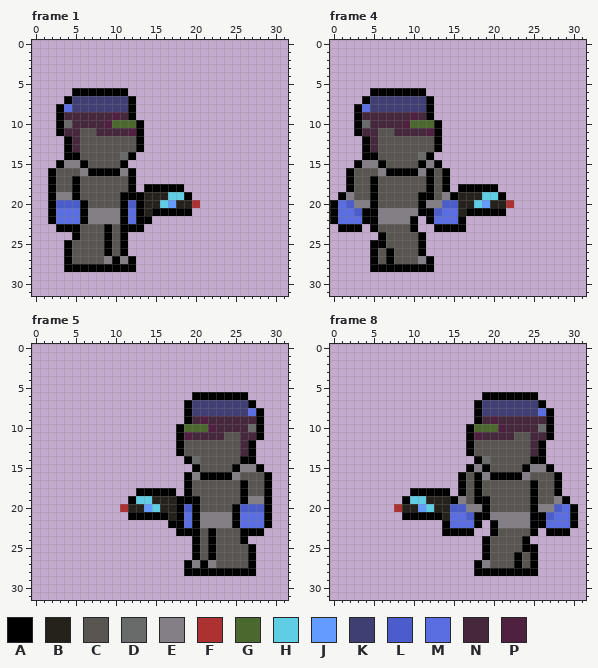
One commit to this pixel-art file: assets/raw/ranged_character.ase. The first picture shows the starting point.
32x32 pixels, 8 frames. Shown: frame 1, frame 4, frame 5, frame 8. The commit also changed other frames, which this record leaves out.
Palette (. is transparent): A #000000  B #25221c  C #595652  D #696a6a  E #847e87  F #ac3232  G #4b692f  H #5fcde4  J #639bff  K #3f3f74  L #4b5dca  M #5b6ee1  N #45283c  P #502041
Pixels before, frame 1, first column x 2:
 6 ...AAAAAAA.........
 7 ..AKKKKKKKA........
 8 .AMKKKKKKKA........
 9 .ANNNNNNPNA........
10 .ADNNNNPGGGA.......
11 .ANNCCNNNNPA.......
12 ..ANCCCCCCCA.......
13 ..ANCCCCCCCA.......
14 ..AACCCCCDA........
15 .AEEACCCCA.........
16 ACCCEAAAAEA........
17 ACCACCCCCCA........
18 ACCACCCCCCA.AAAAA..
19 AEEACCCCCAAABBBHHA.
20 ALLLACCCCALABBHJBBF
21 AMMMAEEEEAMABAAAAA.
22 AMMMAEEEEAMAA......
23 .AAACCCACAAA.......
24 ...ACCCACA.........
25 ..ACCCCACA.........
26 ..ACCCCACA.........
27 ..ACCCCEAEA........
28 ..AAAAAAAAA........
Pixels before, frame 4, first column x 0:
 6 .....AAAAAAA...........
 7 ....AKKKKKKKA..........
 8 ...AMKKKKKKKA..........
 9 ...ANNNNNNPNA..........
10 ...ADNNNNPGGGA.........
11 ...ANNCCNNNNPA.........
12 ....ANCCCCCCCA.........
13 ....ANCCCCCCCA.........
14 ....AACCCCCDA..........
15 ...AEEACCCCAEA.........
16 ..ACCCEAAAAEACA........
17 ..ACCACCCCCCACA........
18 ..ACCACCCCCCACA.AAAAA..
19 .AECCACCCCCAACEABBBHHA.
20 AMLEEACCCCCAEELLBBHJBBF
21 AMMLAAEEEEEAALMMBAAAAA.
22 AMMMAAEEEEA.AMMMA......
23 .AAA.ACCCCA..AAAA......
24 ......ACCCCA...........
25 .....AACCCCA...........
26 .....ACACCCA...........
27 .....ACACCCEA..........
28 .....AAAAAAAA..........
Pixels before, frame 5, first column x 11:
 6 .........AAAAAAA...
 7 ........AKKKKKKKA..
 8 ........AKKKKKKKMA.
 9 ........ANPNNNNNNA.
10 .......AGGGPNNNNDA.
11 .......APNNNNCCNNA.
12 .......ACCCCCCCNA..
13 .......ACCCCCCCNA..
14 ........ADCCCCCAA..
15 .........ACCCCAEEA.
16 ........AEAAAAECCCA
17 ........ACCCCCCACCA
18 ..AAAAA.ACCCCCCACCA
19 .AHHBBBAAACCCCCAEEA
20 FBBJHBBALACCCCALLLA
21 .AAAAABAMAEEEEAMMMA
22 ......AAMAEEEEAMMMA
23 .......AAACACCCAAA.
24 .........ACACCCA...
25 .........ACACCCCA..
26 .........ACACCCCA..
27 ........AEAECCCCA..
28 ........AAAAAAAAA..
Pixels before, frame 8, first column x 8:
 6 ...........AAAAAAA.....
 7 ..........AKKKKKKKA....
 8 ..........AKKKKKKKMA...
 9 ..........ANPNNNNNNA...
10 .........AGGGPNNNNDA...
11 .........APNNNNCCNNA...
12 .........ACCCCCCCNA....
13 .........ACCCCCCCNA....
14 ..........ADCCCCCAA....
15 .........AEACCCCAEEA...
16 ........ACAEAAAAECCCA..
17 ........ACACCCCCCACCA..
18 ..AAAAA.ACACCCCCCACCA..
19 .AHHBBBAECAACCCCCACCEA.
20 FBBJHBBLLEEACCCCCAEELMA
21 .AAAAABMMLAAEEEEEAALMMA
22 ......AMMMA.AEEEEAAMMMA
23 ......AAAA..ACCCCA.AAA.
24 ...........ACCCCA......
25 ...........ACCCCAA.....
26 ...........ACCCACA.....
27 ..........AECCCACA.....
28 ..........AAAAAAAA.....
Now the later version:
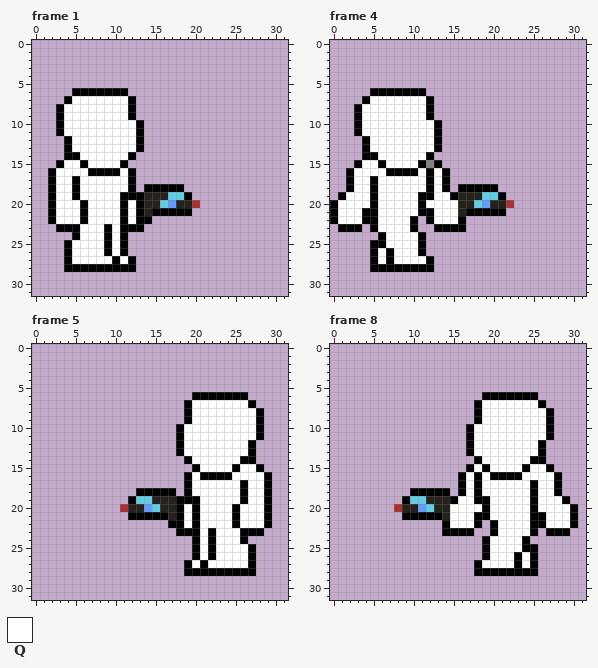
Colours new in this view: Q #ffffff
The edit:
layer "hit" added
layer "base_ranged" now hidden
Changed rows in their new state; - is an unchanged pixel.
Frame 1:
first column x 3:
 7 --QQQQQQQ-
 8 -QQQQQQQQ-
 9 -QQQQQQQQ-
10 -QQQQQQQQQ
11 -QQQQQQQQQ
12 --QQQQQQQQ
13 --QQQQQQQQ
14 ---QQQQQQ-
15 -QQ-QQQQ--
16 QQQQ----Q-
17 QQ-QQQQQQ-
18 QQ-QQQQQQ-
19 QQ-QQQQQ--
20 QQQ-QQQQ-Q
21 QQQ-QQQQ-Q
22 QQQ-QQQQ-Q
23 ---QQQ-Q--
24 ---QQQ-Q--
25 --QQQQ-Q--
26 --QQQQ-Q--
27 --QQQQQ-Q-
Frame 4:
first column x 1:
 7 ----QQQQQQQ----
 8 ---QQQQQQQQ----
 9 ---QQQQQQQQ----
10 ---QQQQQQQQQ---
11 ---QQQQQQQQQ---
12 ----QQQQQQQQ---
13 ----QQQQQQQQ---
14 -----QQQQQQ----
15 ---QQ-QQQQ-----
16 --QQQQ----Q-Q--
17 --QQ-QQQQQQ-Q--
18 --QQ-QQQQQQ-Q--
19 -QQQ-QQQQQ--QQ-
20 QQQQ-QQQQQ-QQQQ
21 QQQ--QQQQQ--QQQ
22 QQQ--QQQQ---QQQ
23 -----QQQQ------
24 ------QQQQ-----
25 ------QQQQ-----
26 -----Q-QQQ-----
27 -----Q-QQQQ----
Frame 5:
first column x 19:
 7 -QQQQQQQ--
 8 -QQQQQQQQ-
 9 -QQQQQQQQ-
10 QQQQQQQQQ-
11 QQQQQQQQQ-
12 QQQQQQQQ--
13 QQQQQQQQ--
14 -QQQQQQ---
15 --QQQQ-QQ-
16 -Q----QQQQ
17 -QQQQQQ-QQ
18 -QQQQQQ-QQ
19 --QQQQQ-QQ
20 Q-QQQQ-QQQ
21 Q-QQQQ-QQQ
22 Q-QQQQ-QQQ
23 --Q-QQQ---
24 --Q-QQQ---
25 --Q-QQQQ--
26 --Q-QQQQ--
27 -Q-QQQQQ--
Frame 8:
first column x 15:
 7 ----QQQQQQQ----
 8 ----QQQQQQQQ---
 9 ----QQQQQQQQ---
10 ---QQQQQQQQQ---
11 ---QQQQQQQQQ---
12 ---QQQQQQQQ----
13 ---QQQQQQQQ----
14 ----QQQQQQ-----
15 ---Q-QQQQ-QQ---
16 --Q-Q----QQQQ--
17 --Q-QQQQQQ-QQ--
18 --Q-QQQQQQ-QQ--
19 -QQ--QQQQQ-QQQ-
20 QQQQ-QQQQQ-QQQQ
21 QQQ--QQQQQ--QQQ
22 QQQ---QQQQ--QQQ
23 ------QQQQ-----
24 -----QQQQ------
25 -----QQQQ------
26 -----QQQ-Q-----
27 ----QQQQ-Q-----
Boxes around the changes in both pictures, in picture pixels (x1, y1, x2, y2):
changed: (56, 96, 136, 264)
changed: (338, 96, 458, 264)
changed: (184, 400, 264, 568)
changed: (450, 400, 570, 568)
